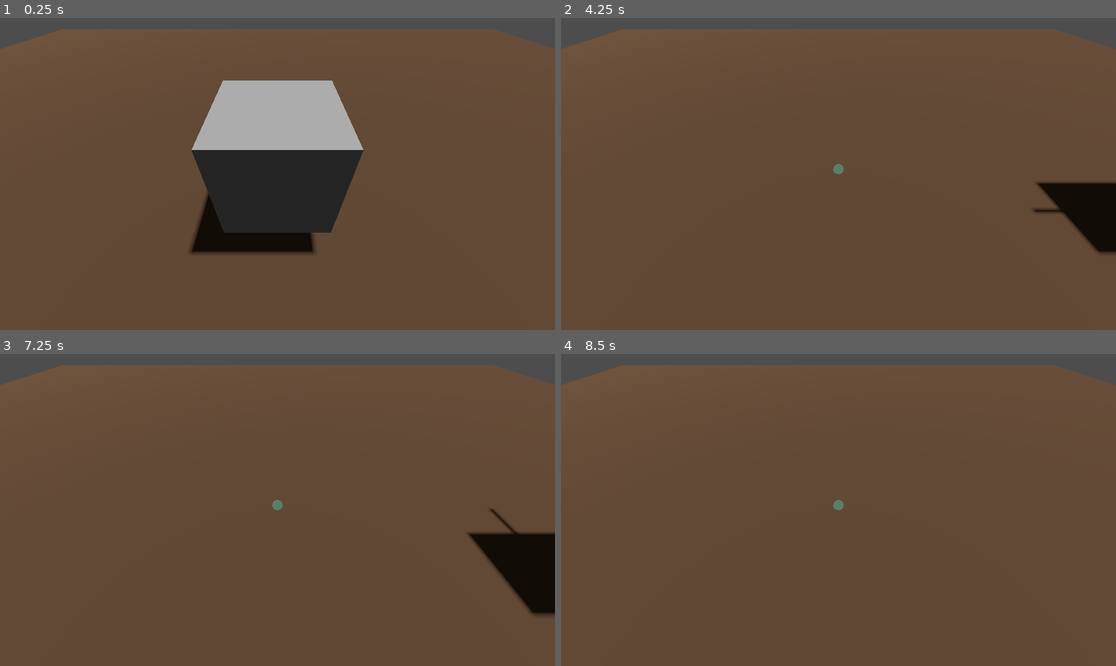
Above: before the commit, frames 1-4 (two rows, left to right).
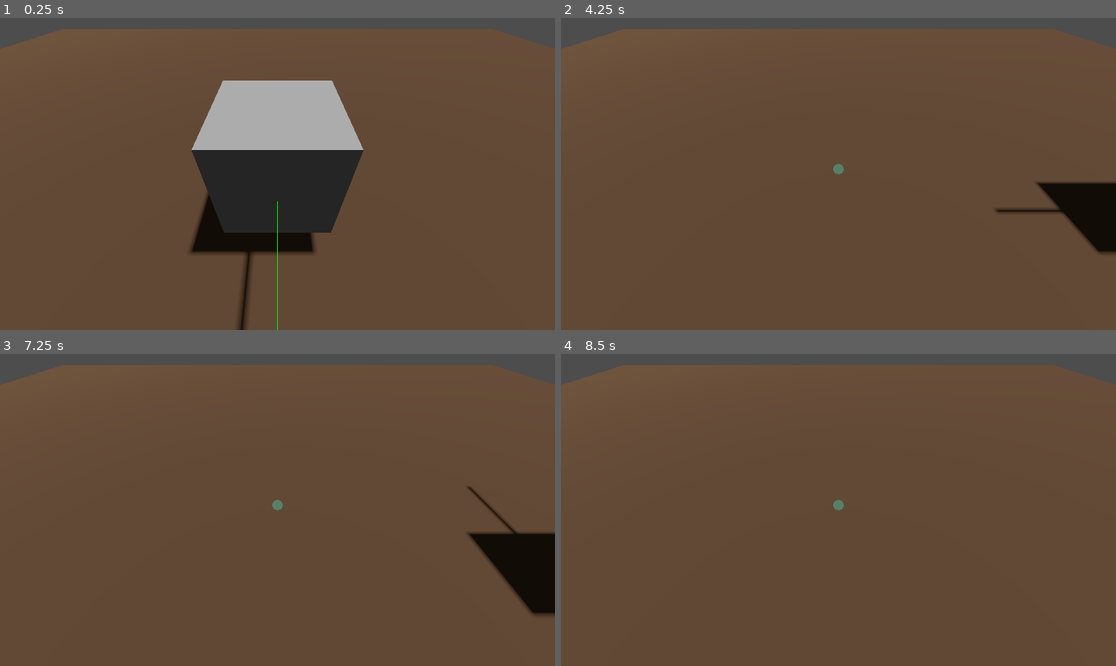
Above: after the commit, the same moments.

Repository: PumpKPie/bioinspired
Game: Godot game, scene res://World.tscn
Two runs of this game, one before a commit and one after it. Both use one fixed random seed, a clock stepped at 60 frames per second and the inputs below.
Inputs (mouse positions are in pixels of both pictures, inside the frame that each line leads up to):
- Up to frame 1 (0.25 s): no input
- Up to frame 2 (4.25 s): tap Enter (ui_accept) at 0.5, 0.77, 1.52, 2, 2.75, 3.02, 3.5, 3.77 s; move the mouse to (960, 158) at 0.52 s; hold Right (ui_right) 0.53-1.28 s; click (960, 158) at 0.67 s; move the mouse to (727, 189) at 1.27 s; hold Down (ui_down) 1.28-2.03 s; click (727, 189) at 1.42 s; move the mouse to (894, 105) at 2.02 s; hold Right (ui_right) 2.03-2.78 s; click (894, 105) at 2.17 s; move the mouse to (810, 236) at 2.77 s; hold Up (ui_up) 2.78-3.53 s; click (810, 236) at 2.92 s; move the mouse to (1005, 220) at 3.52 s; hold Left (ui_left) from 3.53 s (still down); click (1005, 220) at 3.67 s
- Up to frame 3 (7.25 s): move the mouse to (111, 463) at 4.27 s; click (111, 463) at 4.42 s; tap Enter (ui_accept) at 4.52, 5.75, 6.02, 6.5, 6.77 s; move the mouse to (305, 510) at 5.02 s; release Left (ui_left) at 5.03 s; hold Down (ui_down) 5.03-5.78 s; click (305, 510) at 5.17 s; move the mouse to (194, 432) at 5.77 s; hold Right (ui_right) 5.78-6.53 s; click (194, 432) at 5.92 s; move the mouse to (399, 494) at 6.52 s; hold Up (ui_up) from 6.53 s (still down); click (399, 494) at 6.67 s
- Up to frame 4 (8.5 s): move the mouse to (727, 525) at 7.27 s; release Up (ui_up) at 7.28 s; hold Right (ui_right) 7.28-8.03 s; click (727, 525) at 7.42 s; tap Enter (ui_accept) at 7.52 s; move the mouse to (894, 441) at 8.02 s; hold Down (ui_down) from 8.03 s (still down); click (894, 441) at 8.17 s

The runs differ from the first frame. In frame 1, 0.4% of the frame differs, in the area x 42-51%, y 58-100%; in frame 2, less than 0.1%; in frame 3, less than 0.1%; in frame 4, nothing differs.

Commit message:
added py script

Diff:
--- a/robot-simulation/Movement.gd
+++ b/robot-simulation/Movement.gd
@@ -1,12 +1,17 @@
 extends CharacterBody3D
 
-@onready var camera_rig = get_viewport().get_camera_3d().get_parent().get_parent() # Accesses your Node3D rig
+@onready var camera_rig = get_viewport().get_camera_3d().get_parent().get_parent()
 @onready var camera = get_viewport().get_camera_3d()
 
 # --- CONSTANTS & EXPORTS ---
 const SPEED = 5.0
 const JUMP_VELOCITY = 4.5
 @export var rotation_speed = 10.0
+@export var python_url = "ws://localhost:8080"
+
+# --- WEBSOCKET VARIABLES ---
+var socket = WebSocketPeer.new()
+var is_connected_to_python = false
 
 # --- VISUAL ELEMENTS ---
 var laser_dot: MeshInstance3D
@@ -17,6 +22,8 @@
 
 func _ready():
 	setup_visuals()
+	# Connect to your Python server
+	socket.connect_to_url(python_url)
 
 func setup_visuals():
 	laser_dot = create_visual_dot(Color.RED)
@@ -56,6 +63,27 @@
 	return line
 
 func _physics_process(delta: float) -> void:
+	# --- 0. WEBSOCKET NETWORK HANDLING ---
+	socket.poll()
+	var state = socket.get_ready_state()
+
+	if state == WebSocketPeer.STATE_OPEN:
+		if not is_connected_to_python:
+			print("Connected to Python Server!")
+			is_connected_to_python = true
+
+		# Process messages sent FROM Python to Godot
+		while socket.get_available_packet_count() > 0:
+			var packet = socket.get_packet().get_string_from_utf8()
+			var data_back = JSON.parse_string(packet)
+			print("Python feedback: ", data_back)
+
+	elif state == WebSocketPeer.STATE_CLOSED:
+		if is_connected_to_python:
+			print("Connection lost. Trying to reconnect...")
+			is_connected_to_python = false
+			socket.connect_to_url(python_url)
+
 	# --- 1. MOVEMENT & CAMERA ORIENTATION ---
 	if not is_on_floor():
 		velocity += get_gravity() * delta
@@ -65,22 +93,18 @@
 
 	var input_dir := Input.get_vector("ui_left", "ui_right", "ui_up", "ui_down")
 
-	# NEW: Calculate direction relative to Camera Rig rotation
-	# We take the camera's forward/right vectors but keep them horizontal (y=0)
 	var cam_basis = camera.global_transform.basis
 	var forward = Vector3(cam_basis.z.x, 0, cam_basis.z.z).normalized()
 	var right = Vector3(cam_basis.x.x, 0, cam_basis.x.z).normalized()
 
-	# Combine them based on input
-	# Note: cam_basis.z is 'Backwards', so we use -input_dir.y for forward
 	var direction := (right * input_dir.x + forward * input_dir.y).normalized()
 
 	if direction.length() > 0.001:
 		velocity.x = direction.x * SPEED
 		velocity.z = direction.z * SPEED
 
-		# --- QUATERNION SLERP ROTATION ---
-		var target_basis = Basis.looking_at(direction, Vector3.UP) # -direction because looking_at looks towards -Z
+		# SLERP Rotation (Using negative direction because looking_at points -Z forward)
+		var target_basis = Basis.looking_at(-direction, Vector3.UP)
 		var target_quat = target_basis.get_rotation_quaternion()
 		var current_quat = global_transform.basis.get_rotation_quaternion()
 		var next_quat = current_quat.slerp(target_quat, rotation_speed * delta)
@@ -124,10 +148,19 @@
 			distance_label.text = "%.2f m" % dist
 			draw_line(laser_line, cube_origin, hit_pos)
 
+			# --- SEND DATA TO PYTHON ---
+			if is_connected_to_python:
+				var data = {
+					"distance": dist,
+					"target_pos": {"x": hit_pos.x, "y": hit_pos.y, "z": hit_pos.z},
+					"robot_pos": {"x": global_position.x, "y": global_position.y, "z": global_position.z}
+				}
+				socket.send_text(JSON.stringify(data))
+
 func cast_forward_look_ray():
-	var forward_vector = -global_transform.basis.z
+	var forward_vector = global_transform.basis.z
 	var origin = global_position
-	var max_range = origin + (forward_vector * 1.0)
+	var max_range = origin + (forward_vector * 1.5) # Increased slightly for visibility
 
 	var query = PhysicsRayQueryParameters3D.create(origin, max_range)
 	query.exclude = [get_rid()]
Not shown, added: CodeSnippets/PackageDelivery/py-data-hub.py
